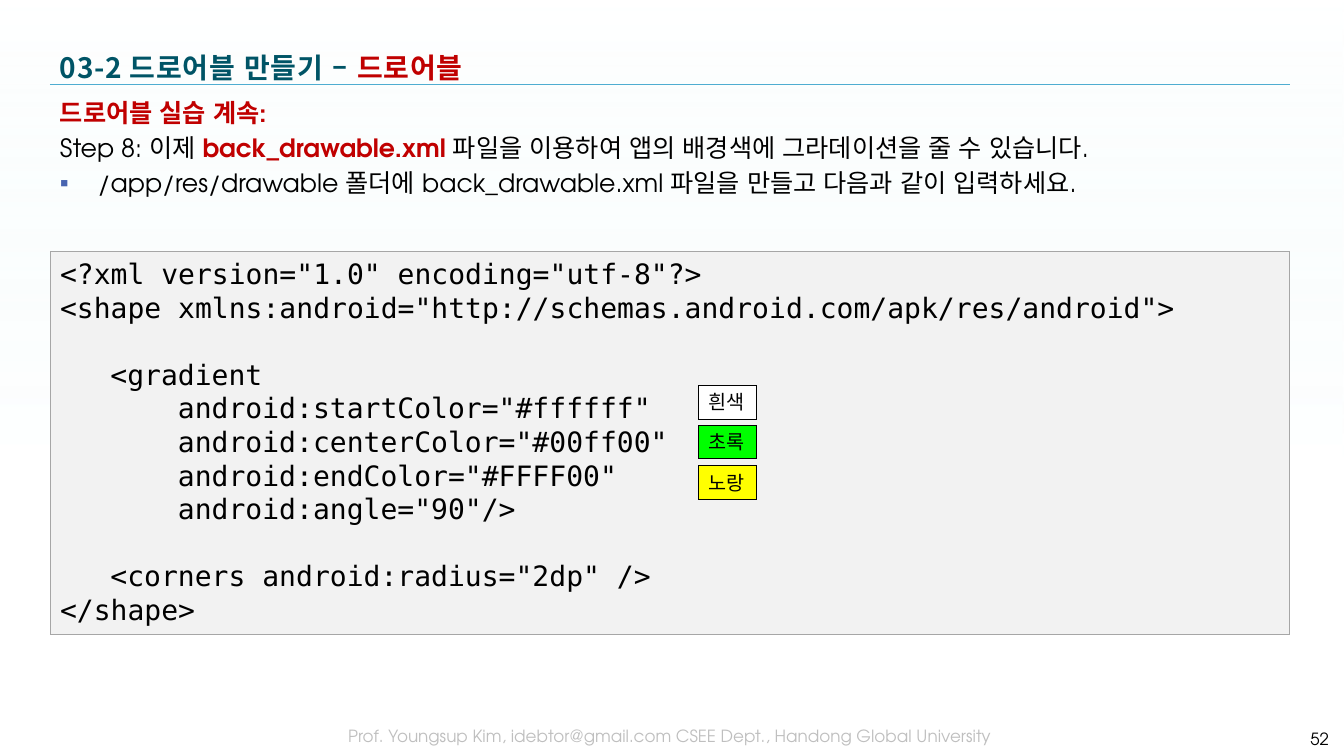
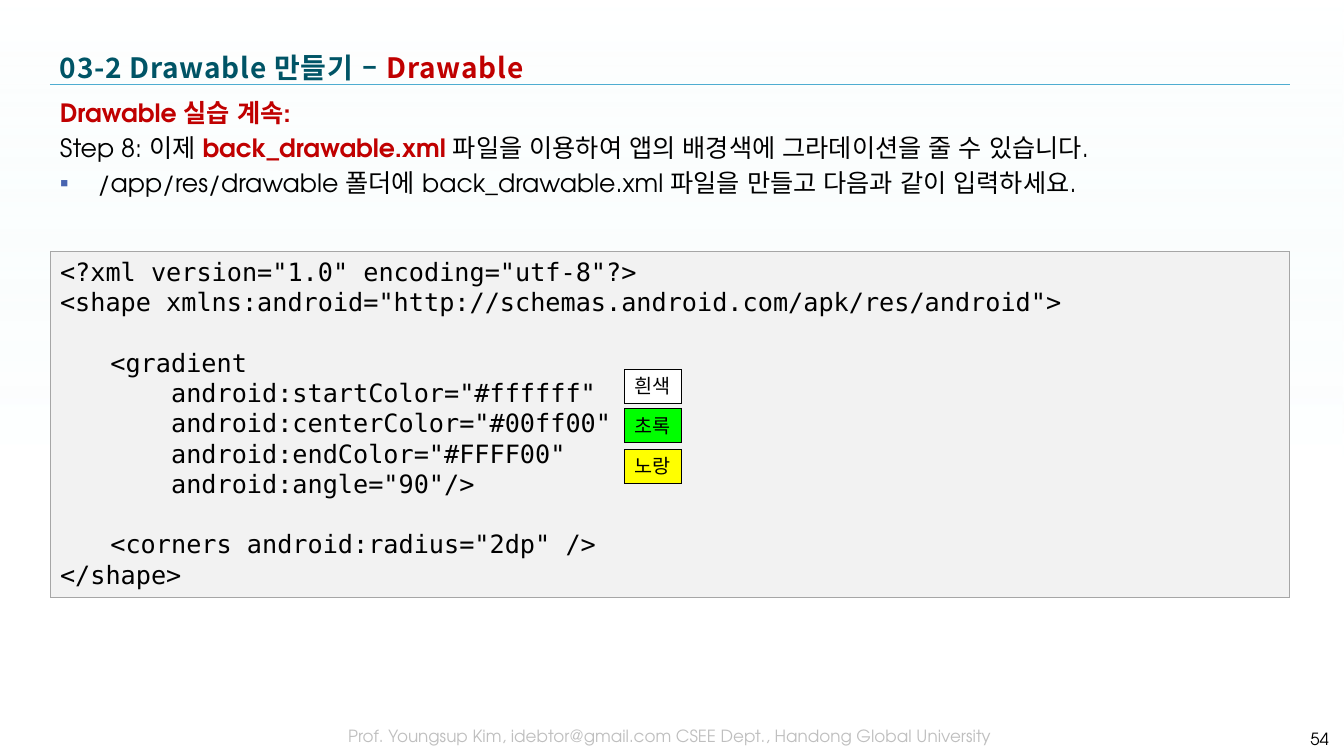
Before and after one commit to tae7841/HuStarAS, a slide deck: slide 54 of ppts/03Widget.pptx (slide 52 before the commit). Drawn at 1344x756 pixels with LibreOffice and Linux fonts; fonts in the diff are those of the drawing; background and template pictures are left out. Boxes give left, top, right and bottom in pixels: in the first picture for what was removed or moved away, otherwise in the second. Text is boxed around its words. In the diff, an @@ line names an element or a change of style, - is before the commit and + after.

```diff
--- a/ppts/03Widget.pptx
+++ b/ppts/03Widget.pptx
@@ title at (x1=60, y1=54, x2=524, y2=85): text changed @@
-03-2 드로어블 만들기 – 드로어블
+03-2 Drawable 만들기 – Drawable
@@ text at (x1=60, y1=101, x2=290, y2=125): text changed @@
-드로어블 실습 계속:
+Drawable 실습 계속:
@@ rectangle "<?xml version="1.0" encoding="utf-8"?>" resized from (x1=50, y1=251, x2=1291, y2=634) to (x1=50, y1=251, x2=1291, y2=597) @@
@@ rectangle "<?xml version="1.0" encoding="utf-8"?>" at (x1=50, y1=251, x2=1291, y2=597): size 20 to 18 pt @@
@@ 3 rectangles moved together from (x1=699, y1=385, x2=756, y2=500) to (x1=624, y1=369, x2=682, y2=484) @@
@@ page number at (x1=1310, y1=732, x2=1329, y2=745): text changed @@
-52
+54
```
Also in this commit, not shown: 21 other slides changed, 3 slides added, 1 slide removed, 3 other files.
